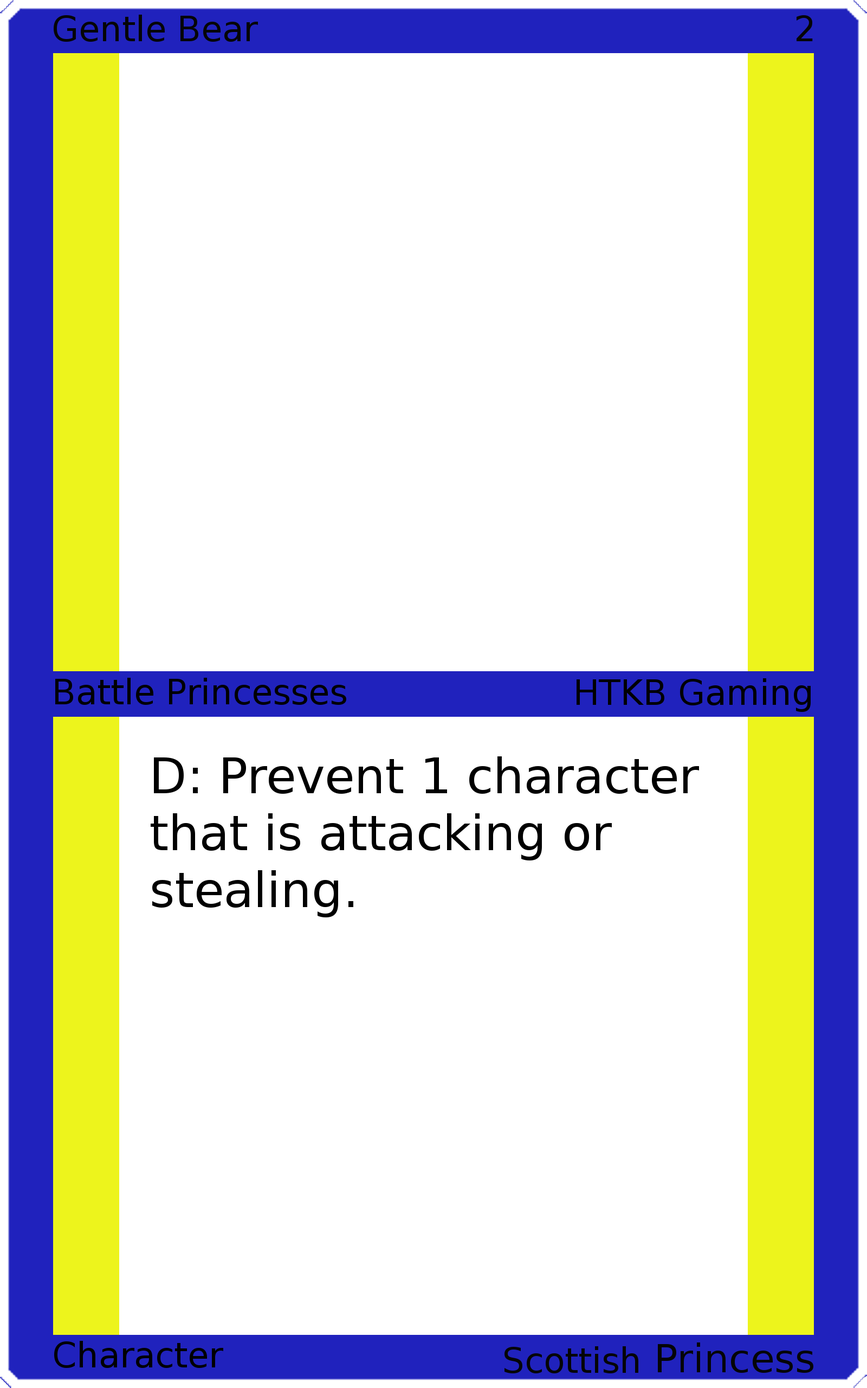
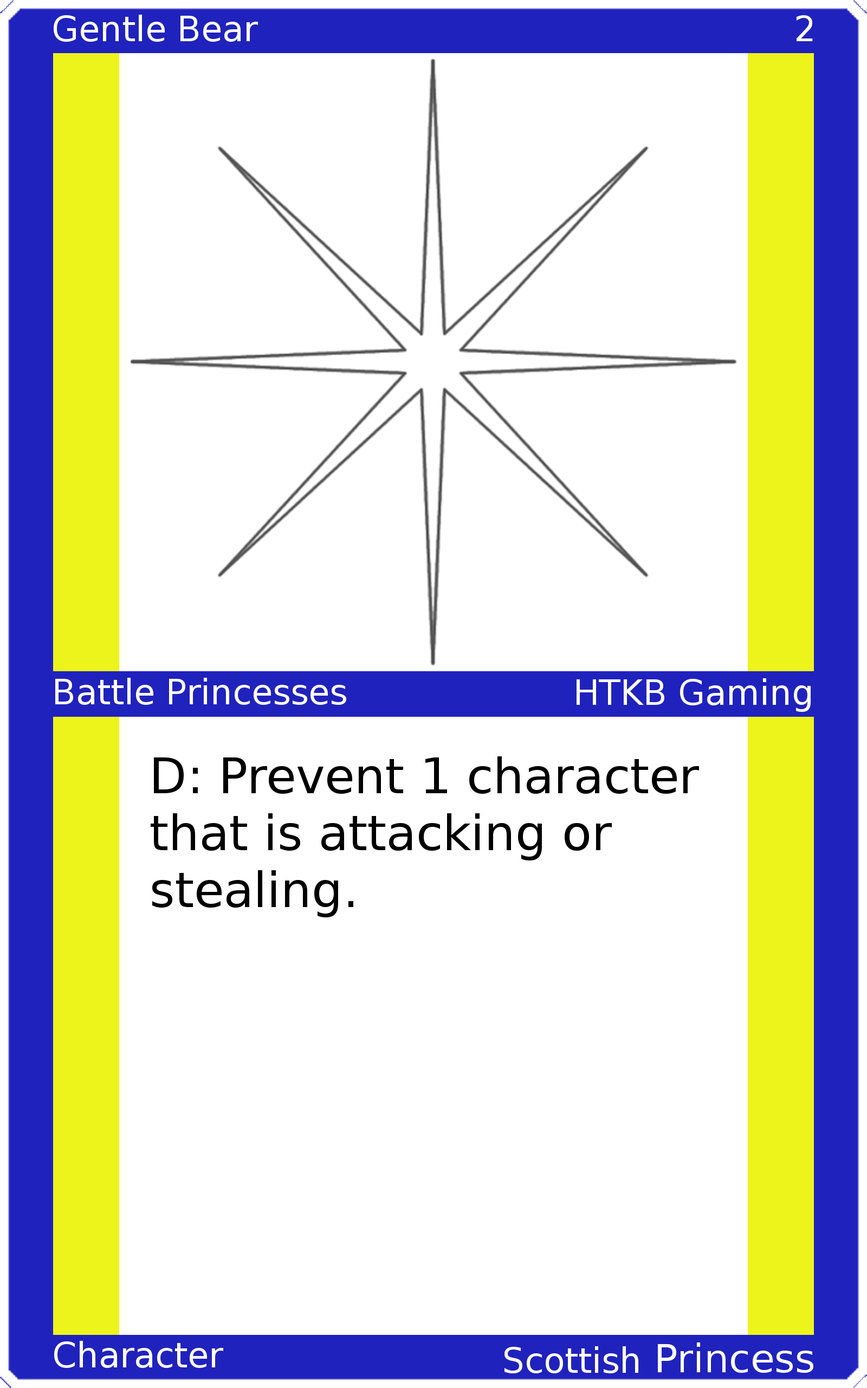
Two versions of the same layered image (w=867, h=1388). Layer-by-layer changes:
painted on "Upper Left" over [53, 14, 259, 42]
painted on "Upper Right" over [796, 15, 814, 42]
painted on "Mid Left" over [55, 677, 347, 705]
painted on "Mid Right" over [576, 678, 811, 712]
painted on "Bottom Left" over [54, 1340, 224, 1368]
painted on "Bottom Right" over [504, 1342, 814, 1373]
added layer "Art" above "Top Background" over [129, 57, 738, 666]
